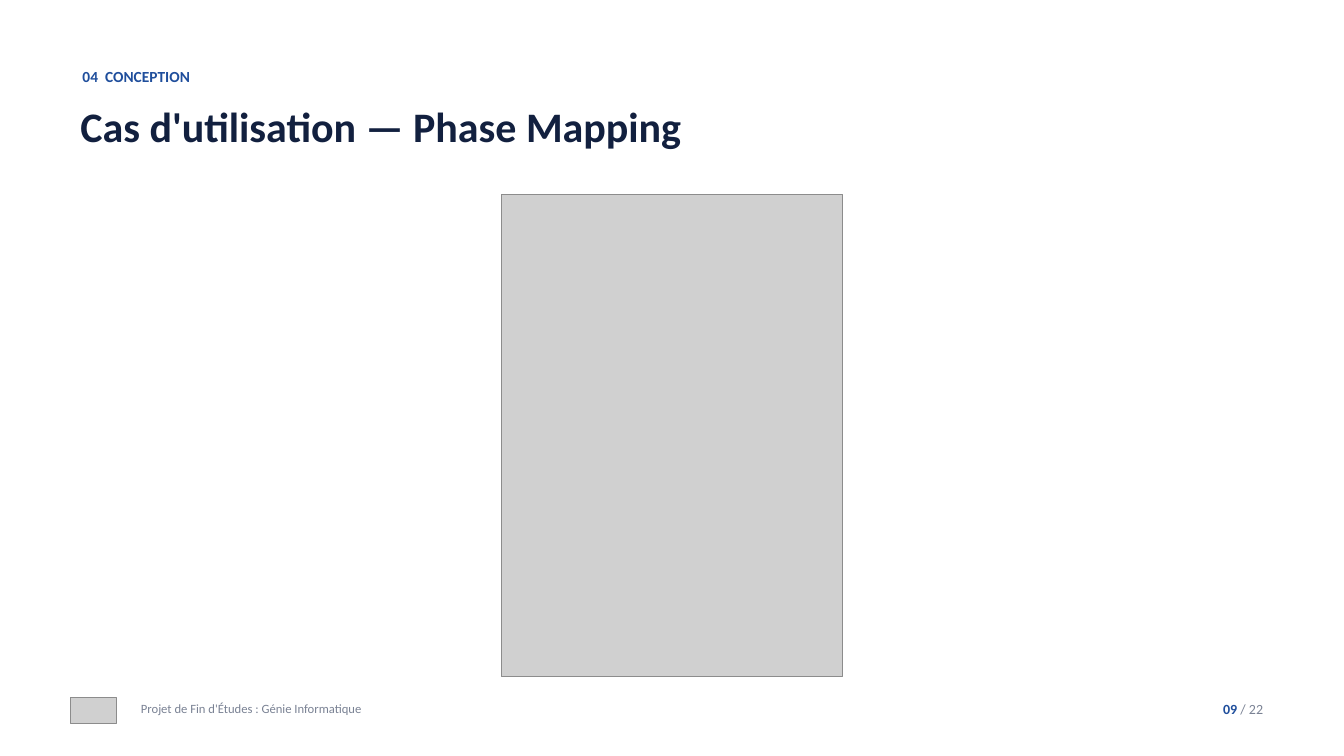
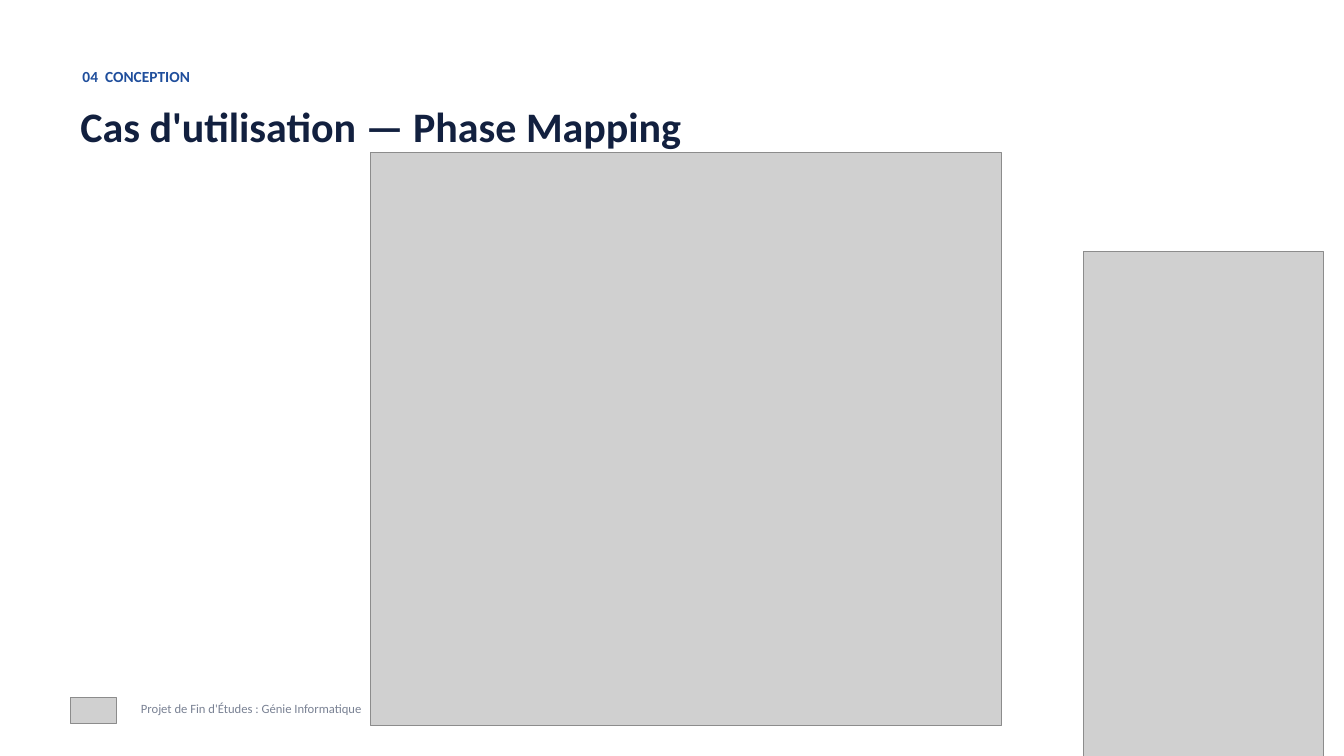
Before and after one commit to tahaghailan21-max/presentation-pfe, a slide deck: slide 9 of Presentation_PFE_TahaGHAILAN_v2.pptx. Drawn at 1344x756 pixels with LibreOffice and Linux fonts; fonts in the diff are those of the drawing; grey boxes stand for pictures. Boxes give left, top, right and bottom in pixels: in the first picture for what was removed or moved away, otherwise in the second. Text is boxed around its words. In the diff, an @@ line names an element or a change of style, - is before the commit and + after.

```diff
--- a/Presentation_PFE_TahaGHAILAN_v2.pptx
+++ b/Presentation_PFE_TahaGHAILAN_v2.pptx
@@ picture added at <box>370,152,1001,726</box> @@
@@ picture removed at <box>501,194,843,677</box> @@
@@ picture added at <box>1084,252,1324,756</box> @@
@@ text removed at <box>1223,705,1263,714</box> @@
-09 / 22
```
Also in this commit, not shown: 14 other slides changed.
